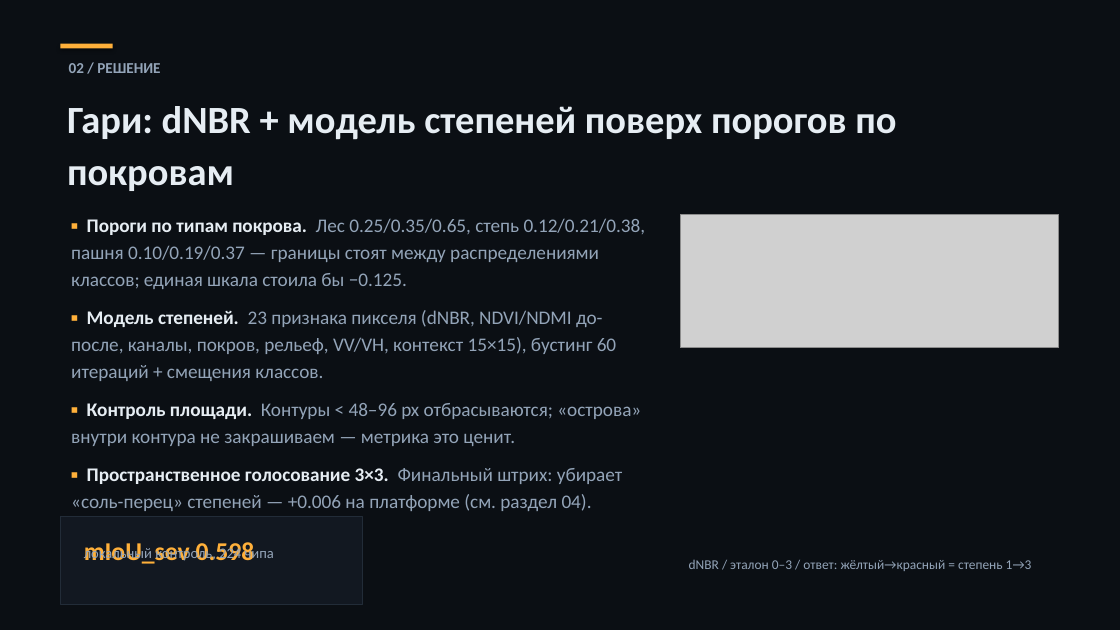
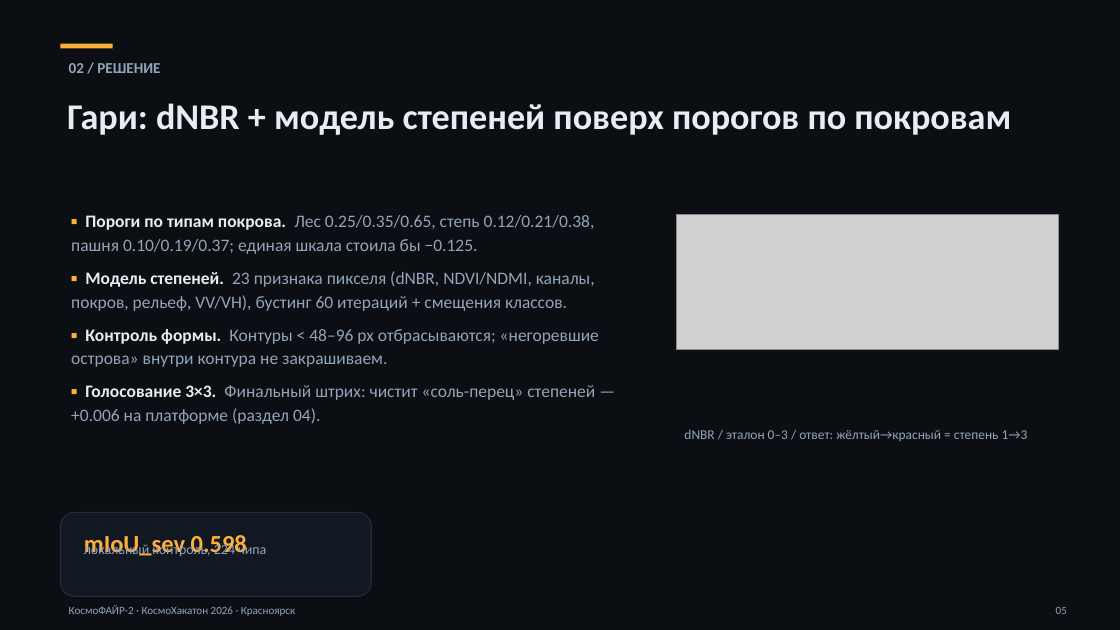
Before and after one commit to overbaffe1/CosmoH, a slide deck: slide 5 of presentation_final.pptx. Drawn at 1120x630 pixels with LibreOffice and Linux fonts; fonts in the diff are those of the drawing; grey boxes stand for pictures. Boxes give left, top, right and bottom in pixels: in the first picture for what was removed or moved away, otherwise in the second. Text is boxed around its words. In the diff, an @@ line names an element or a change of style, - is before the commit and + after.

Commit message:
Презентация финал v2: схемы-диаграммы, исправлены наезды текста

```diff
--- a/presentation_final.pptx
+++ b/presentation_final.pptx
@@ text "Гари: dNBR + модель степеней ..." at (67,103,1011,135): size 33 to 31 pt @@
@@ text at (71,215,599,424): text changed; size 16.5 to 15 pt @@
-▪ Пороги по типам покрова. Лес 0.25/0.35/0.65, степь 0.12/0.21/0.38, пашня 0.10/0.19/0.37 — границы стоят между распределениями классов; единая шкала стоила бы −0.125.
-▪ Модель степеней. 23 признака пикселя (dNBR, NDVI/NDMI до-после, каналы, покров, рельеф, VV/VH, контекст 15×15), бустинг 60 итераций + смещения классов.
-▪ Контроль площади. Контуры < 48–96 px отбрасываются; «острова» внутри контура не закрашиваем — метрика это ценит.
-▪ Пространственное голосование 3×3. Финальный штрих: убирает «соль-перец» степеней — +0.006 на платформе (см. раздел 04).
+▪ Пороги по типам покрова. Лес 0.25/0.35/0.65, степь 0.12/0.21/0.38, пашня 0.10/0.19/0.37; единая шкала стоила бы −0.125.
+▪ Модель степеней. 23 признака пикселя (dNBR, NDVI/NDMI, каналы, покров, рельеф, VV/VH), бустинг 60 итераций + смещения классов.
+▪ Контроль формы. Контуры < 48–96 px отбрасываются; «негоревшие острова» внутри контура не закрашиваем.
+▪ Голосование 3×3. Финальный штрих: чистит «соль-перец» степеней — +0.006 на платформе (раздел 04).
@@ picture: place and size @@
-picture at (681,214,1059,348)
+picture at (676,214,1059,350)
@@ text "dNBR / эталон 0–3 / ...": place and size @@
-text "dNBR / эталон 0–3 / ..." at (689,560,1032,571)
+text "dNBR / эталон 0–3 / ..." at (684,429,1028,441)
@@ rounded rectangle: place and size @@
-rounded rectangle at (60,517,363,605)
+rounded rectangle at (60,513,371,597)
@@ rounded rectangle at (60,513,371,597): rectangle to rounded rectangle @@
@@ text "локальный контроль, 224 чипа" at (84,542,266,556): size 12.5 to 12 pt; line spacing 1.05 to 1.02 @@
@@ text "mIoU_sev 0.598" at (84,535,247,556): size 22 to 21 pt @@
@@ text added at (69,605,295,616), 9.5 pt, text #93A4B8 @@
+КосмоФАЙР-2 · КосмоХакатон 2026 · Красноярск
@@ text added at (1056,607,1067,614), 9.5 pt, text #93A4B8 @@
+05
```
Also in this commit, not shown: 12 other slides changed.
